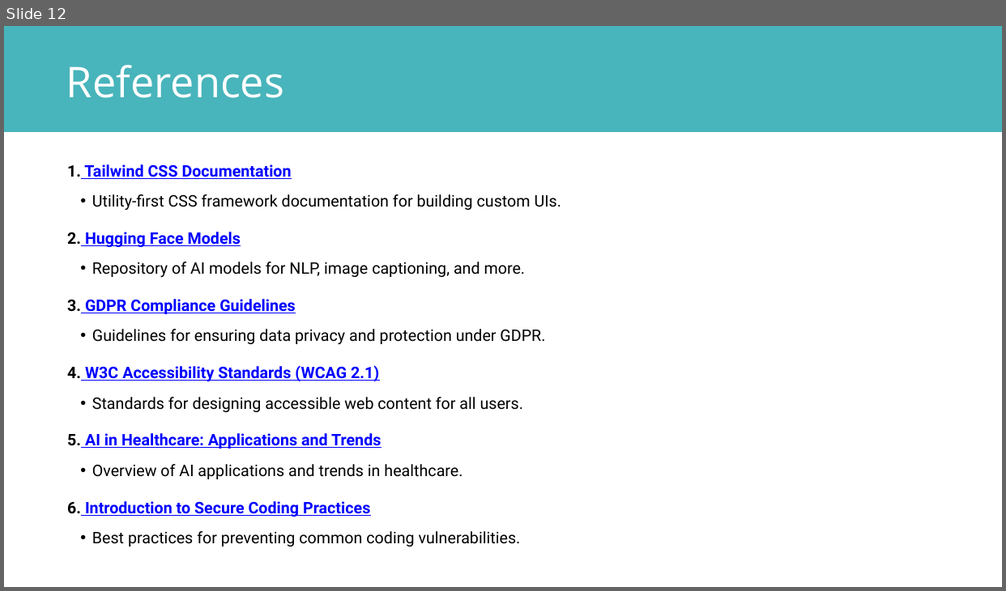
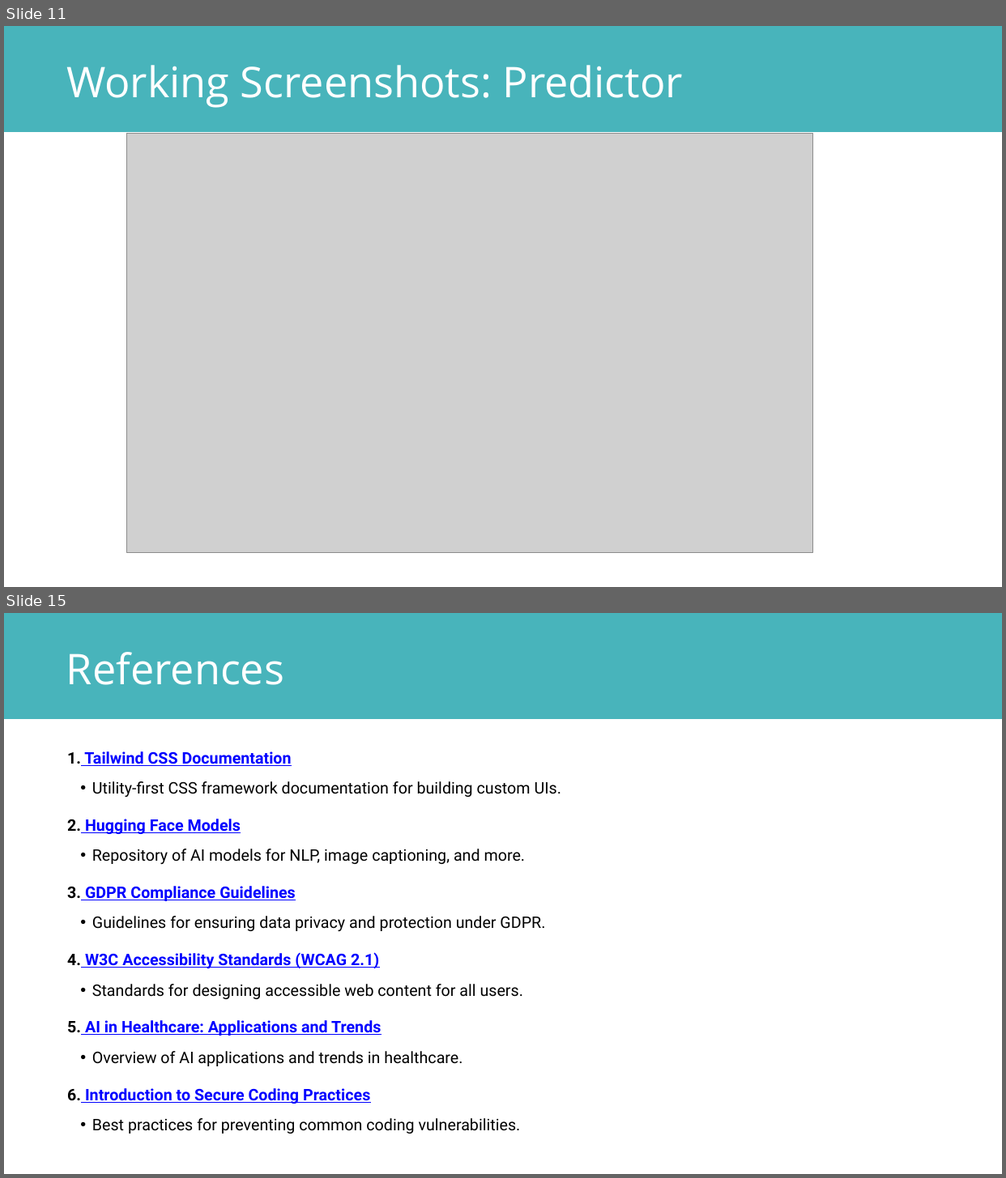
Before and after one commit to prashantzzz/cureAI, a slide deck: CUREAI.pptx. Shown one above the other, each under a label of ours: slide 12 before the commit, slides 11 and 15 after it; the slides between them are not shown. The pictures are 1006x591 and 1006x1178 pixels, drawn with LibreOffice and Linux fonts; fonts in the diff are those of the drawing; grey boxes stand for pictures. Boxes give left, top, right and bottom in pixels: in the first picture for what was removed or moved away, otherwise in the second. Text is boxed around its words. In the diff, an @@ line names an element or a change of style, - is before the commit and + after.

```diff
--- a/CUREAI.pptx
+++ b/CUREAI.pptx
@@ slide 11 added at box(4, 26, 1002, 587), background #FFFFFF @@
@@ freeform shape added at box(4, 26, 1001, 132), fill #48B4BB @@
@@ text added at box(66, 65, 683, 108), 61 pt, text #FFFFFF @@
+Working Screenshots: Predictor
@@ picture added at box(127, 133, 813, 552) @@
@@ what was slide 12 is now slide 15 @@
```
Also in this commit, not shown: 1 slide changed, 2 other slides added, 1 other file.
